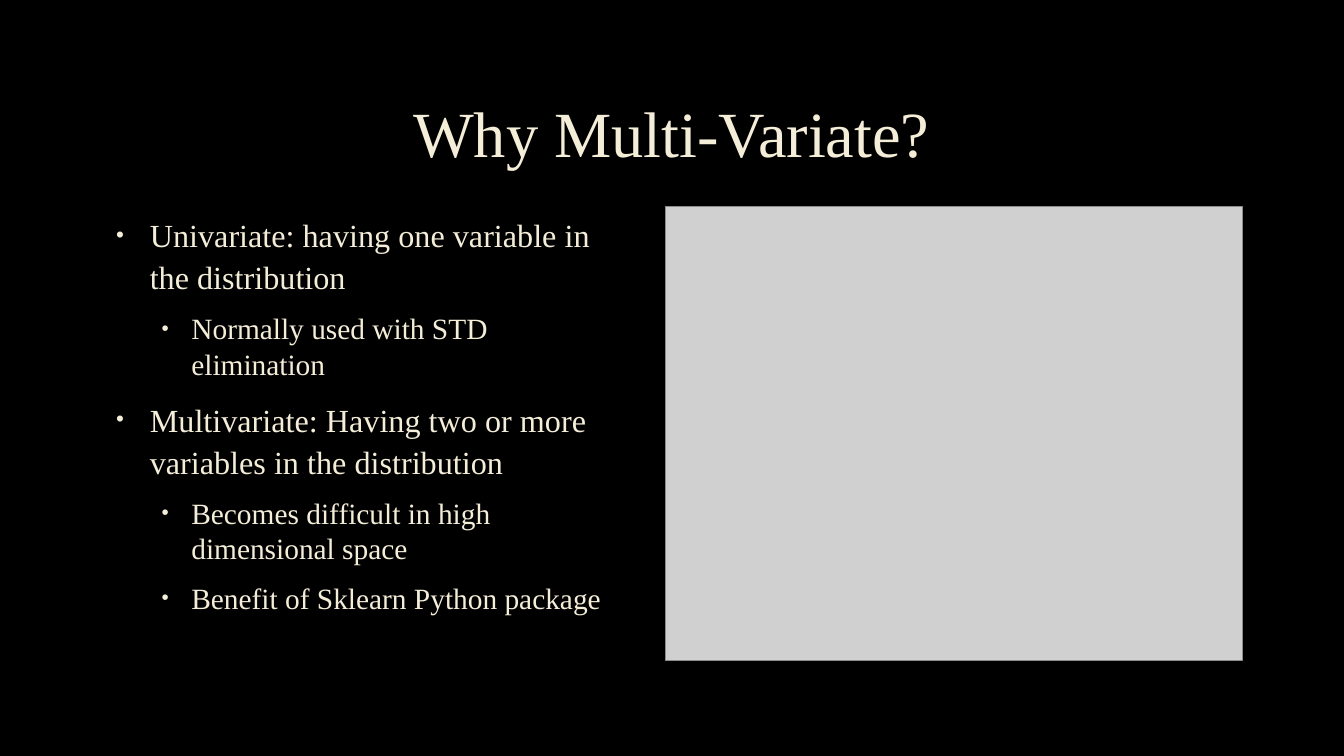
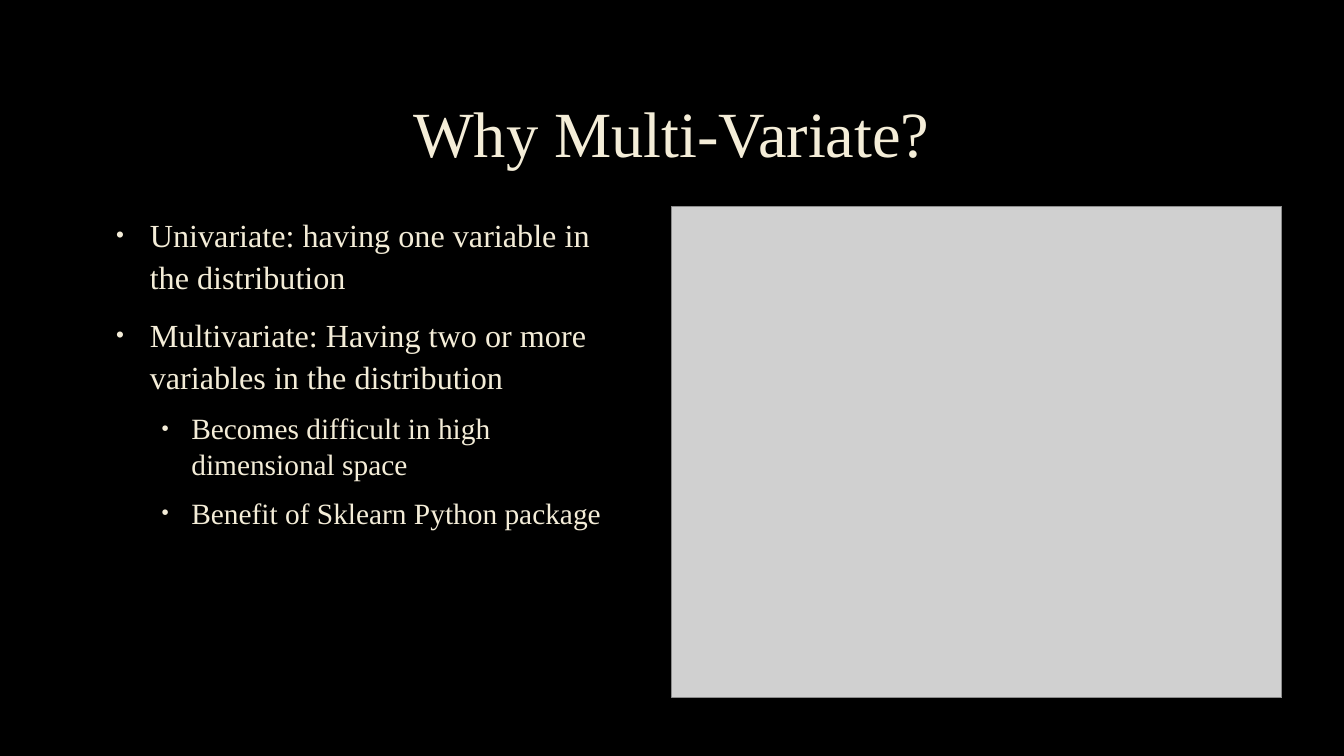
Before and after one commit to cmbfuqua/senior_project, a slide deck: slide 2 of Outlier Detection Presentation.pptx (slide 3 before the commit). Drawn at 1344x756 pixels with LibreOffice and Linux fonts; fonts in the diff are those of the drawing; grey boxes stand for pictures; background and template pictures are left out. Boxes give left, top, right and bottom in pixels: in the first picture for what was removed or moved away, otherwise in the second. Text is boxed around its words. In the diff, an @@ line names an element or a change of style, - is before the commit and + after.

```diff
--- a/Outlier Detection Presentation.pptx
+++ b/Outlier Detection Presentation.pptx
@@ picture: place and size @@
-picture at [665, 207, 1242, 661]
+picture at [673, 207, 1282, 699]
@@ text at [191, 318, 488, 376]: paragraph removed @@
-  • Normally used with STD elimination
```
Also in this commit, not shown: 6 other slides changed, 7 slides added, 4 slides removed, 11 other files.
